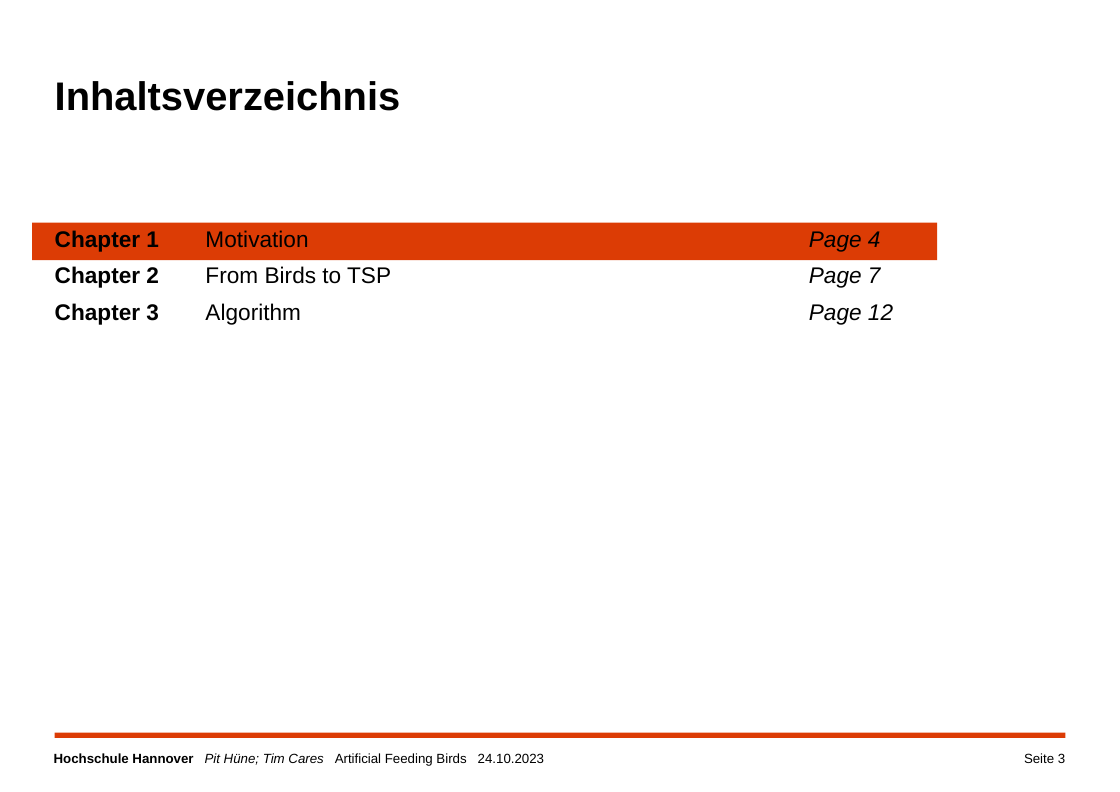
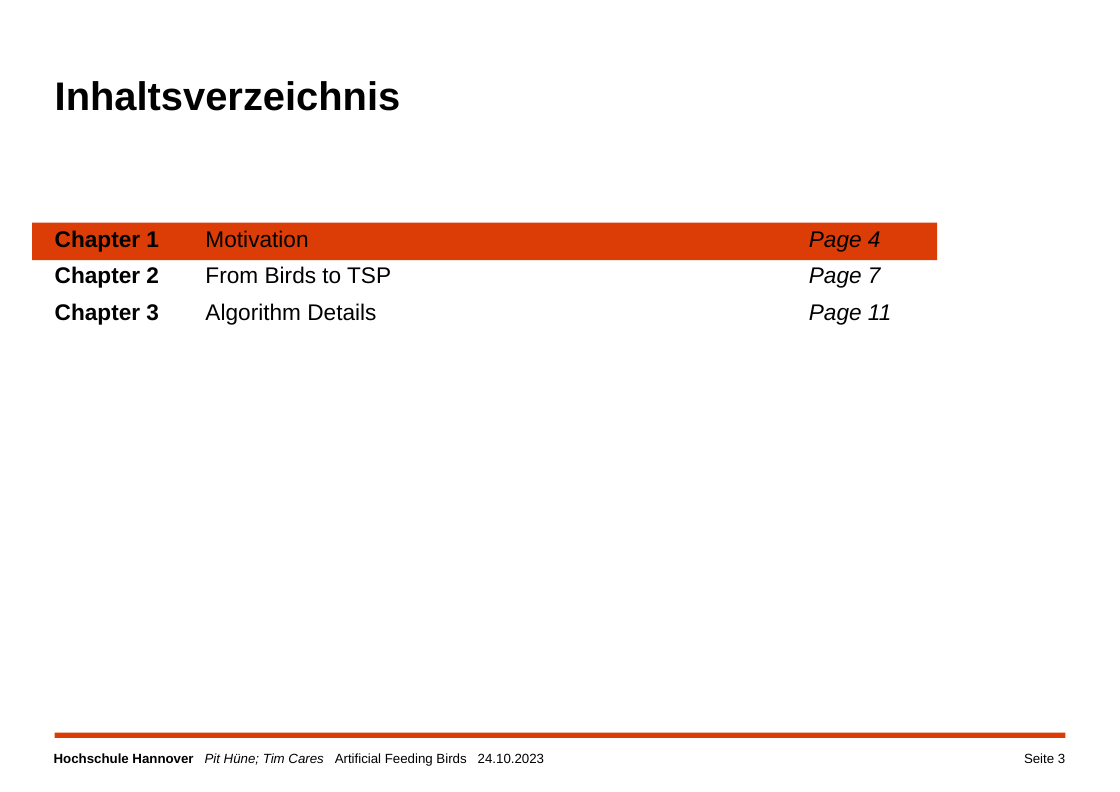
Before and after one commit to TimCares/AFB-Metaheuristic, a slide deck: slide 3 of doc/algorithm.pptx. Drawn at 1120x792 pixels with LibreOffice and Linux fonts; fonts in the diff are those of the drawing; background and template pictures are left out. Boxes give left, top, right and bottom in pixels: in the first picture for what was removed or moved away, otherwise in the second. Text is boxed around its words. In the diff, an @@ line names an element or a change of style, - is before the commit and + after.

```diff
--- a/doc/algorithm.pptx
+++ b/doc/algorithm.pptx
@@ table at <box>55,224,937,698</box> @@
-row 1, column 2: Motivation / From Birds to TSP / Algorithm
+row 1, column 2: Motivation / From Birds to TSP / Algorithm Details
-row 1, column 3: Page 4 / Page 7 / Page 12
+row 1, column 3: Page 4 / Page 7 / Page 11
```
Also in this commit, not shown: 7 other slides changed, 2 slides removed, 1 other file.
